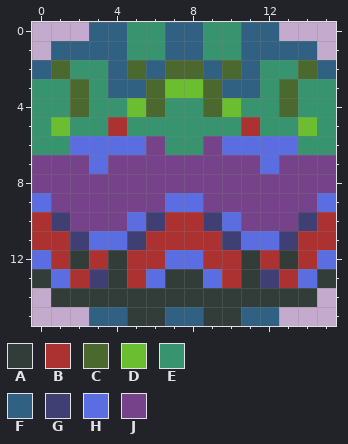
Pixel-art sprite: Content/sprites/player.png. Above, as it was before the edit.
The file is 16x16 pixels.
Palette (. is transparent): A #323c39  B #ac3232  C #4b692f  D #6abe30  E #37946e  F #306082  G #3f3f74  H #5b6ee1  J #76428a
Pixels before, first column x 0:
 0 ...FFEEFFEEFF...
 1 .FFFFEEFFEEFFFF.
 2 FCEEFCFCCFCFEECF
 3 EECEFFCDDCFFECEE
 4 EECEEDCEECDEECEE
 5 EDEEBEEEEEEBEEDE
 6 EEHHHHJEEJHHHHEE
 7 JJJHJJJJJJJJHJJJ
 8 JJJJJJJJJJJJJJJJ
 9 HJJJJJJHHJJJJJJH
10 BGJJJHGBBGHJJJGB
11 BBGHHGBBBBGHHGBB
12 HBABABBHHBBABABH
13 AHBGABHAAHBAGBHA
14 .AAAAAAAAAAAAAA.
15 ...FFAAFFAAFF...
The result:
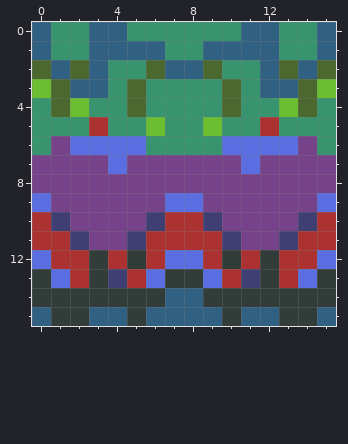
From old to new:
{"y":0,"x":0,"old":"...","new":"FEE"}
{"y":0,"x":7,"old":"FF","new":"EE"}
{"y":0,"x":13,"old":"...","new":"EEF"}
{"y":1,"x":0,"old":".FF","new":"FEE"}
{"y":1,"x":5,"old":"EEFFEE","new":"FFEEFF"}
{"y":1,"x":13,"old":"FF.","new":"EEF"}
{"y":2,"x":0,"old":"FCEEFCFCCFCFEECF","new":"CFCFEECFFCEEFCFC"}
{"y":3,"x":0,"old":"EECEFFCDDCFFECEE","new":"DCFFECEEEECEFFCD"}
{"y":4,"x":1,"old":"EC","new":"CD"}
{"y":4,"x":5,"old":"DC","new":"CE"}
{"y":4,"x":9,"old":"CD","new":"EC"}
{"y":4,"x":13,"old":"CE","new":"DC"}
{"y":5,"x":1,"old":"D","new":"E"}
{"y":5,"x":3,"old":"EB","new":"BE"}
{"y":5,"x":6,"old":"E","new":"D"}
{"y":5,"x":9,"old":"E","new":"D"}
{"y":5,"x":11,"old":"BE","new":"EB"}
{"y":5,"x":14,"old":"D","new":"E"}
{"y":6,"x":1,"old":"E","new":"J"}
{"y":6,"x":6,"old":"J","new":"E"}
{"y":6,"x":9,"old":"J","new":"E"}
{"y":6,"x":14,"old":"E","new":"J"}
{"y":7,"x":3,"old":"HJ","new":"JH"}
{"y":7,"x":11,"old":"JH","new":"HJ"}
{"y":10,"x":5,"old":"H","new":"J"}
{"y":10,"x":10,"old":"H","new":"J"}
{"y":11,"x":3,"old":"HH","new":"JJ"}
{"y":11,"x":11,"old":"HH","new":"JJ"}
{"y":12,"x":2,"old":"ABAB","new":"BABA"}
{"y":12,"x":10,"old":"BABA","new":"ABAB"}
{"y":13,"x":3,"old":"GA","new":"AG"}
{"y":13,"x":11,"old":"AG","new":"GA"}
{"y":14,"x":0,"old":".","new":"A"}
{"y":14,"x":7,"old":"AA","new":"FF"}
{"y":14,"x":15,"old":".","new":"A"}
{"y":15,"x":0,"old":"...","new":"FAA"}
{"y":15,"x":6,"old":"A","new":"F"}
{"y":15,"x":9,"old":"A","new":"F"}
{"y":15,"x":13,"old":"...","new":"AAF"}
{"label":"changed","picture_box":[32,22,336,326]}
